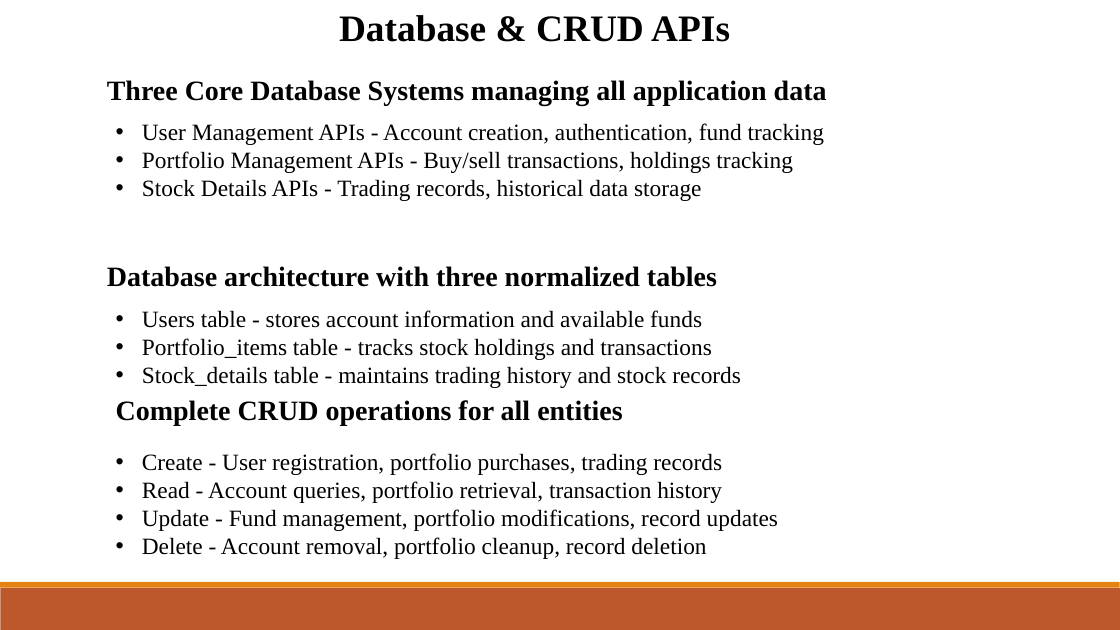
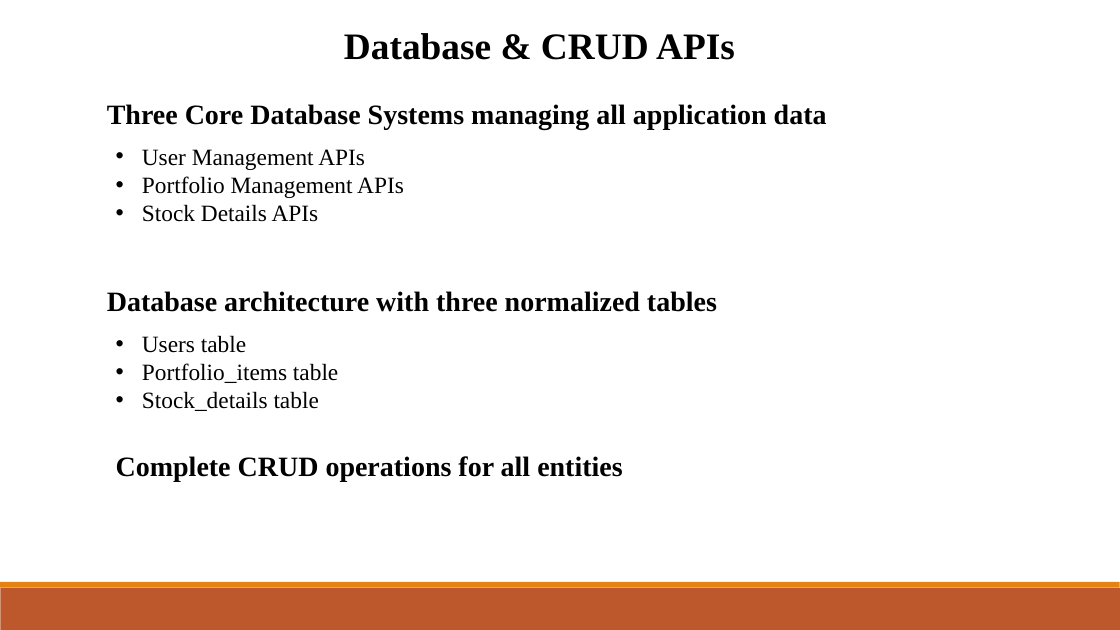
Before and after one commit to mimanchiou/seven, a slide deck: slide 5 of Final_ppt.pptx. Drawn at 1120x630 pixels with LibreOffice and Linux fonts; fonts in the diff are those of the drawing. Boxes give left, top, right and bottom in pixels: in the first picture for what was removed or moved away, otherwise in the second. Text is boxed around its words. In the diff, an @@ line names an element or a change of style, - is before the commit and + after.

```diff
--- a/Final_ppt.pptx
+++ b/Final_ppt.pptx
@@ text "Database & CRUD APIs": place and size @@
-text "Database & CRUD APIs" at [339,15,730,42]
+text "Database & CRUD APIs" at [344,33,735,60]
@@ text "Three Core Database Systems managing ...": place and size @@
-text "Three Core Database Systems managing ..." at [107,80,827,105]
+text "Three Core Database Systems managing ..." at [107,104,827,129]
@@ text at [142,149,404,222]: text changed @@
-• User Management APIs - Account creation, authentication, fund tracking
-• Portfolio Management APIs - Buy/sell transactions, holdings tracking
-• Stock Details APIs - Trading records, historical data storage
+• User Management APIs
+• Portfolio Management APIs
+• Stock Details APIs
@@ text "Database architecture with three normalized ...": place and size @@
-text "Database architecture with three normalized ..." at [107,266,717,287]
+text "Database architecture with three normalized ..." at [107,291,717,312]
@@ text at [142,335,338,411]: text changed @@
-• Users table - stores account information and available funds
-• Portfolio_items table - tracks stock holdings and transactions
-• Stock_details table - maintains trading history and stock records
+• Users table
+• Portfolio_items table
+• Stock_details table
@@ text "Complete CRUD operations for all ...": place and size @@
-text "Complete CRUD operations for all ..." at [116,400,622,425]
+text "Complete CRUD operations for all ..." at [116,456,622,482]
@@ text removed at [142,453,778,559] @@
-• Create - User registration, portfolio purchases, trading records
-• Read - Account queries, portfolio retrieval, transaction history
-• Update - Fund management, portfolio modifications, record updates
-• Delete - Account removal, portfolio cleanup, record deletion
```
Also in this commit, not shown: 4 other slides changed, 4 slides added, 1 slide removed.
